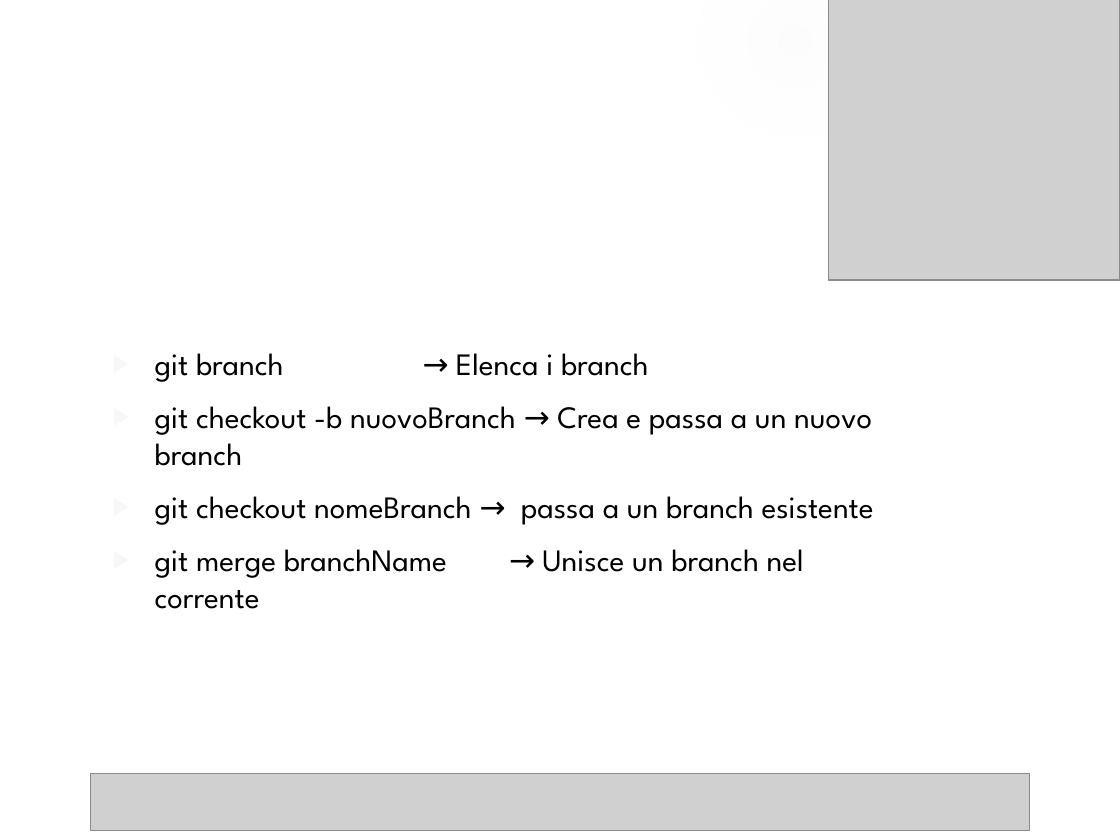
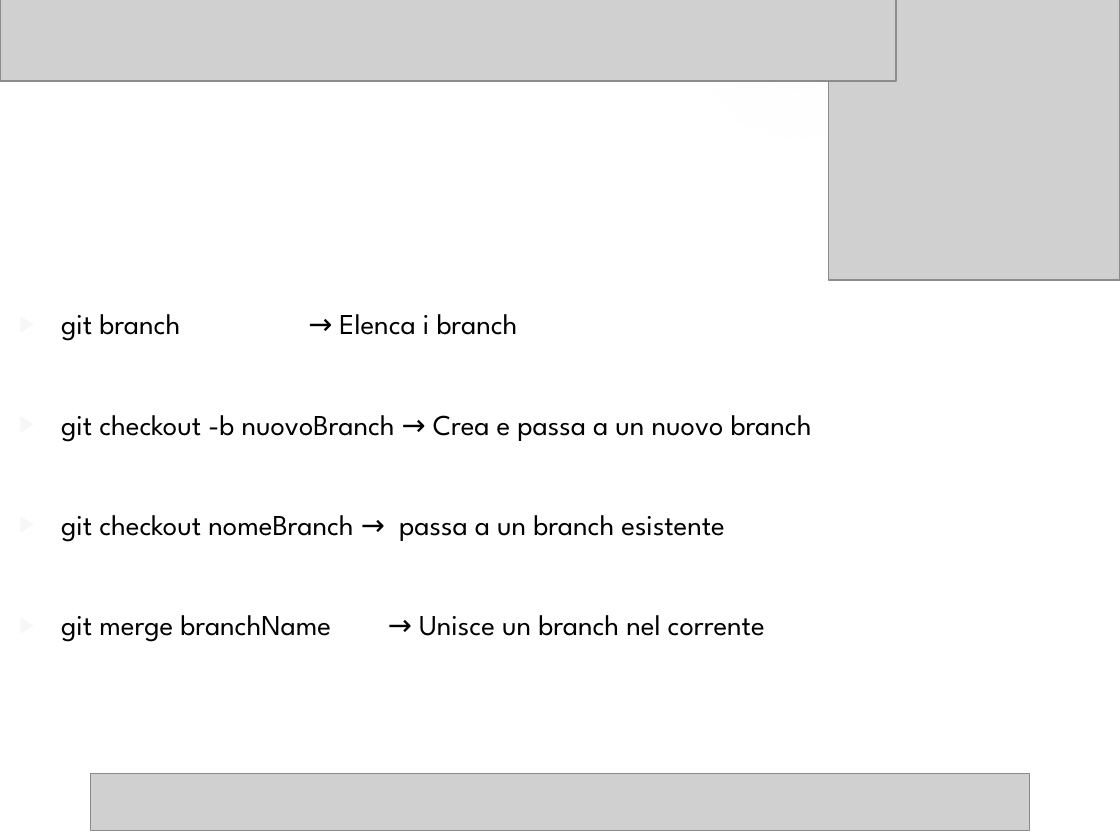
Before and after one commit to MattiaTiozzoDev/AngularStartCourse, a slide deck: slide 6 of Presentazione_Comandi_Git.pptx. Drawn at 1120x840 pixels with LibreOffice and Linux fonts; fonts in the diff are those of the drawing; grey boxes stand for pictures; background and template pictures are left out. Boxes give left, top, right and bottom in pixels: in the first picture for what was removed or moved away, otherwise in the second. Text is boxed around its words. In the diff, an @@ line names an element or a change of style, - is before the commit and + after.

```diff
--- a/Presentazione_Comandi_Git.pptx
+++ b/Presentazione_Comandi_Git.pptx
@@ picture added at <box>0,0,896,81</box> @@
@@ text "git branch → Elenca i ...": place and size @@
-text "git branch → Elenca i ..." at <box>155,353,874,578</box>
+text "git branch → Elenca i ..." at <box>61,314,812,642</box>
@@ text "git branch → Elenca i ..." at <box>61,314,812,642</box>: size 20 to 18.5 pt @@
```
Also in this commit, not shown: 7 other slides changed, 1 other file.
